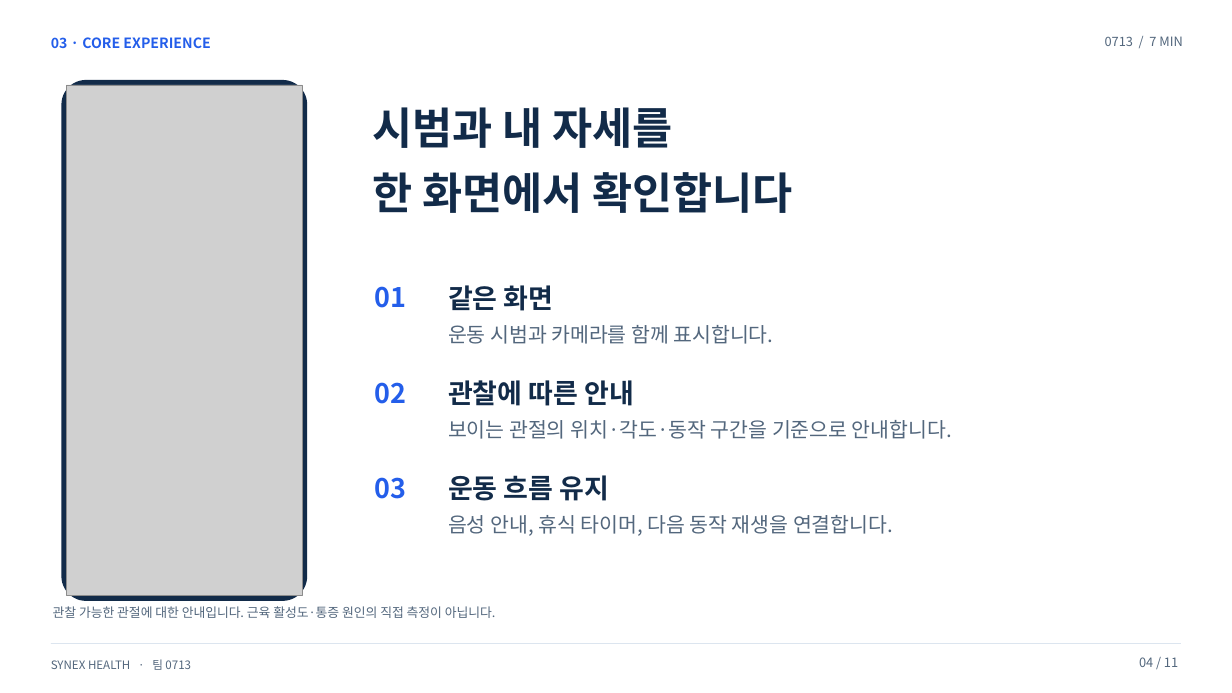
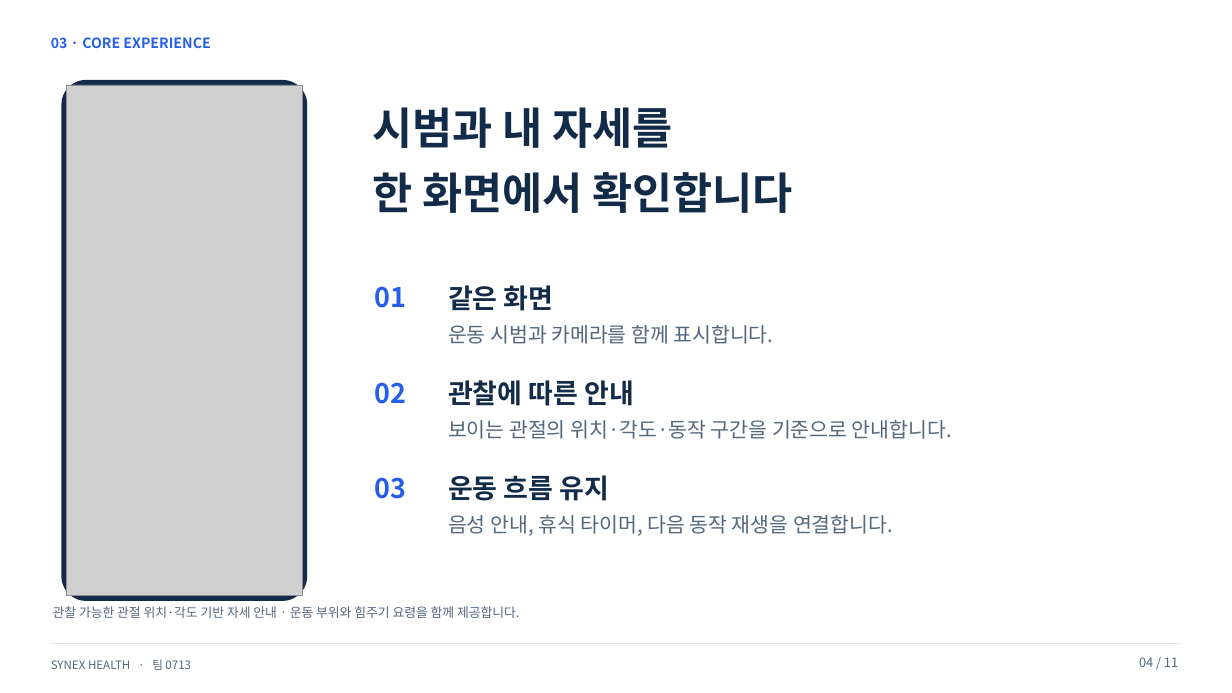
Before and after one commit to hundol047/Synex-Health, a slide deck: slide 4 of docs/pitch-0713/files/Synex_0713_7min.pptx. Drawn at 1232x693 pixels with LibreOffice and Linux fonts; fonts in the diff are those of the drawing; grey boxes stand for pictures. Boxes give left, top, right and bottom in pixels: in the first picture for what was removed or moved away, otherwise in the second. Text is boxed around its words. In the diff, an @@ line names an element or a change of style, - is before the commit and + after.

Commit message:
Polish presentation wording and remove duration badge

```diff
--- a/docs/pitch-0713/files/Synex_0713_7min.pptx
+++ b/docs/pitch-0713/files/Synex_0713_7min.pptx
@@ text removed at box(1105, 36, 1182, 46) @@
-0713 / 7 MIN
@@ text at box(53, 606, 519, 618): text changed @@
-관찰 가능한 관절에 대한 안내입니다. 근육 활성도·통증 원인의 직접 측정이 아닙니다.
+관찰 가능한 관절 위치·각도 기반 자세 안내 · 운동 부위와 힘주기 요령을 함께 제공합니다.
```
Also in this commit, not shown: 10 other slides changed, 13 other files.
